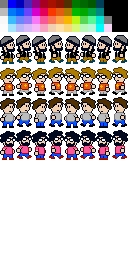
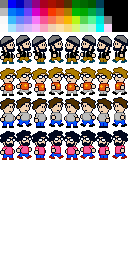
Before/after of a w=128, h=256 layered artwork. What changed in the layer stack:
painted on "Layer 2" over <box>34,86,120,156</box>
